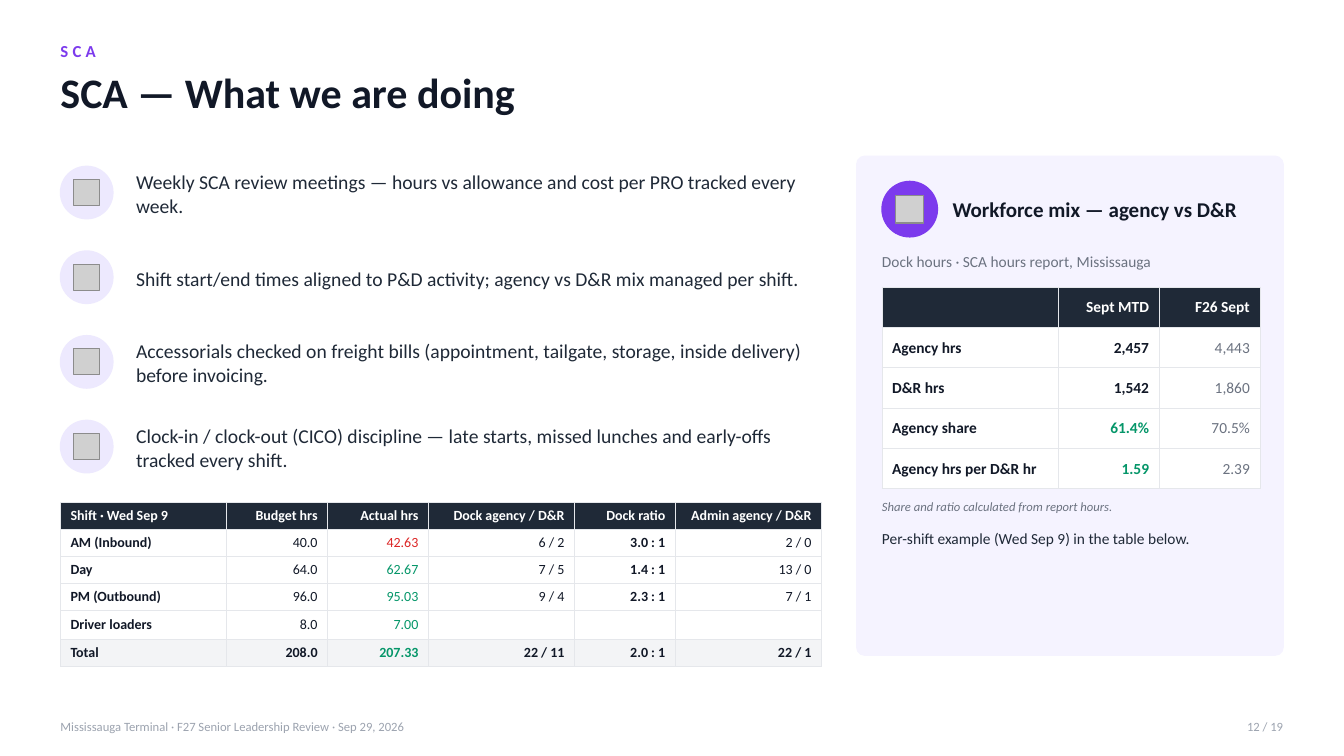
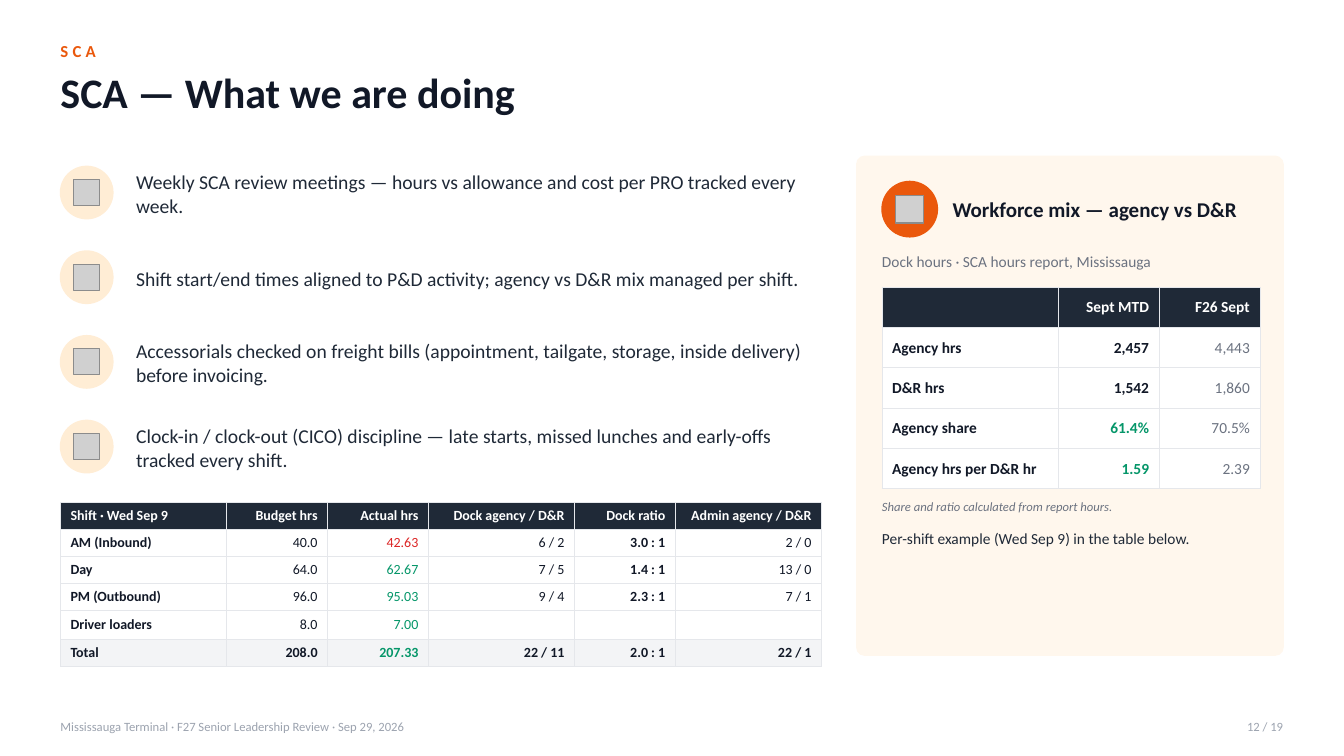
Before and after one commit to FuoriclasseX/mississauga-terminal-f26-cost-transformation-dashboard, a slide deck: slide 12 of presentation/Mississauga_F27_Leadership_Review_Sep29.pptx. Drawn at 1344x756 pixels with LibreOffice and Linux fonts; fonts in the diff are those of the drawing; grey boxes stand for pictures. Boxes give left, top, right and bottom in pixels: in the first picture for what was removed or moved away, otherwise in the second. Text is boxed around its words. In the diff, an @@ line names an element or a change of style, - is before the commit and + after.

```diff
--- a/presentation/Mississauga_F27_Leadership_Review_Sep29.pptx
+++ b/presentation/Mississauga_F27_Leadership_Review_Sep29.pptx
@@ text "SCA" at (60, 46, 95, 57): text colour #7C3AED to #EA580C @@
@@ rounded rectangle at (857, 156, 1284, 655): fill #F5F3FF to #FFF7ED; outline #F5F3FF 1 pt to #FFF7ED 1 pt @@
@@ ellipse at (882, 181, 938, 237): fill #7C3AED to #EA580C; outline #7C3AED 1 pt to #EA580C 1 pt @@
@@ fill #EDE9FE to #FFEDD5; outline #EDE9FE 1 pt to #FFEDD5 1 pt in 4 elements at (60, 166, 113, 219), (60, 251, 113, 303), (60, 336, 113, 388), (60, 420, 113, 473) @@
```
Also in this commit, not shown: 17 other slides changed, 4 other files.
